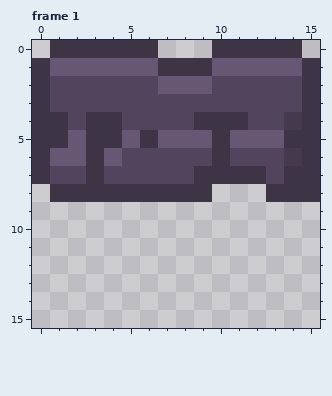
Two states of a pixel-art file, Entorno/TileRompible.ase. This is how it looked before the edit.
16x16 pixels, 9 frames. Shown: frame 1.
And afterwards:
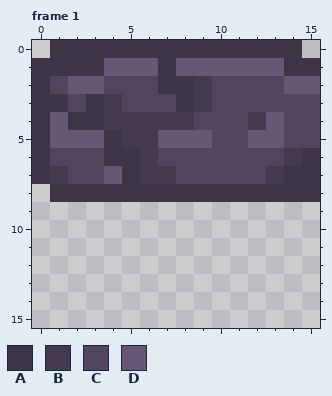
Palette (. is transparent): A #3d3445  B #44394d  C #51445c  D #675775
Change:
Frame 1:
Colour A now appears in row 0 at x 7 to 9; in row 8 at x 10 to 12.
The author changed colour C to colour A in row 3 at x 1, 3 and 8; in row 4 at x 2; in rows 6 to 7 at x 5.
The author changed colour D to colour A in row 1 at x 1 to 3 and 14; in row 2 at x 7 to 8; in row 6 at x 4.
The author changed colour A to colour B in row 4 at x 4; in row 5 at x 6.
The author changed colour C to colour B in row 3 at x 4 and 9; in row 4 at x 5 to 8 and 12; in row 6 at x 6; in row 7 at x 1, 6 to 7 and 13.
The author changed colour D to colour B in row 2 at x 9; in row 5 at x 5.
The author changed colour A to colour C in row 3 at x 15; in row 4 at x 9 to 11 and 15; in row 5 at x 10 and 14 to 15; in row 6 at x 3 and 10; in row 7 at x 3 and 9 to 12.
The author changed colour B to colour C in row 4 at x 14.
The author changed colour D to colour C in row 5 at x 11; in row 6 at x 1 to 2.
The author changed colour A to colour D in row 1 at x 8 to 9; in row 2 at x 15; in row 4 at x 1; in row 5 at x 1 and 3.
The author changed colour C to colour D in row 2 at x 2 to 3 and 14; in row 4 at x 13; in row 7 at x 4.
Where, in picture pixels (left, top, right, bottom), the same in both pictures:
changed: (50, 40, 320, 202)
